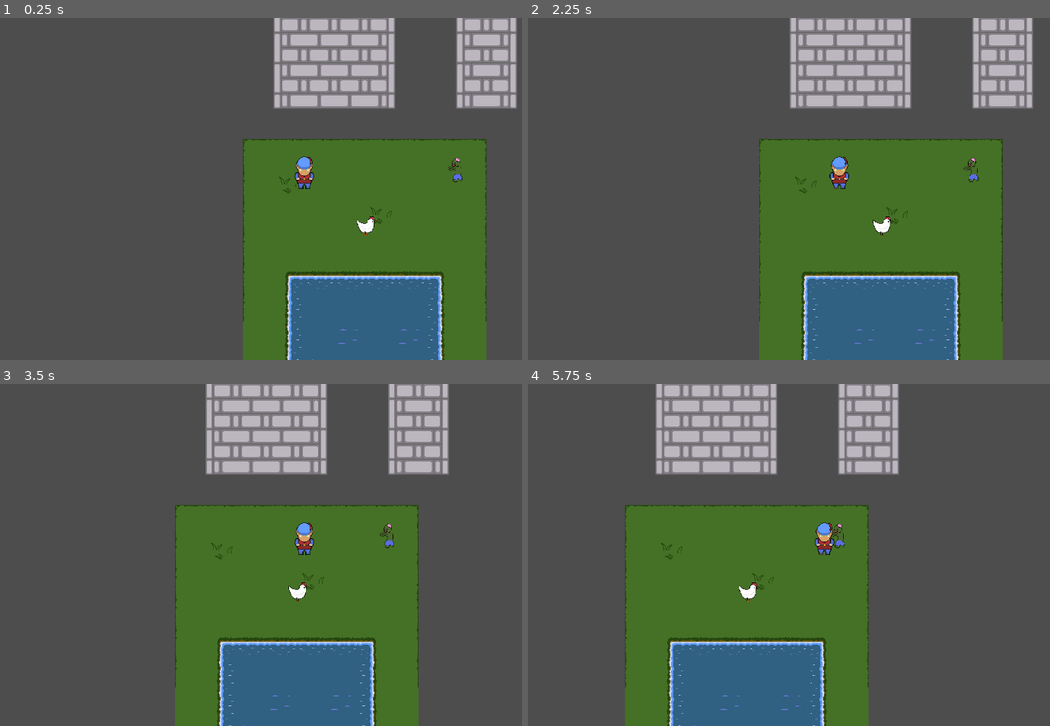
Above: before the commit, frames 1-4 (two rows, left to right).
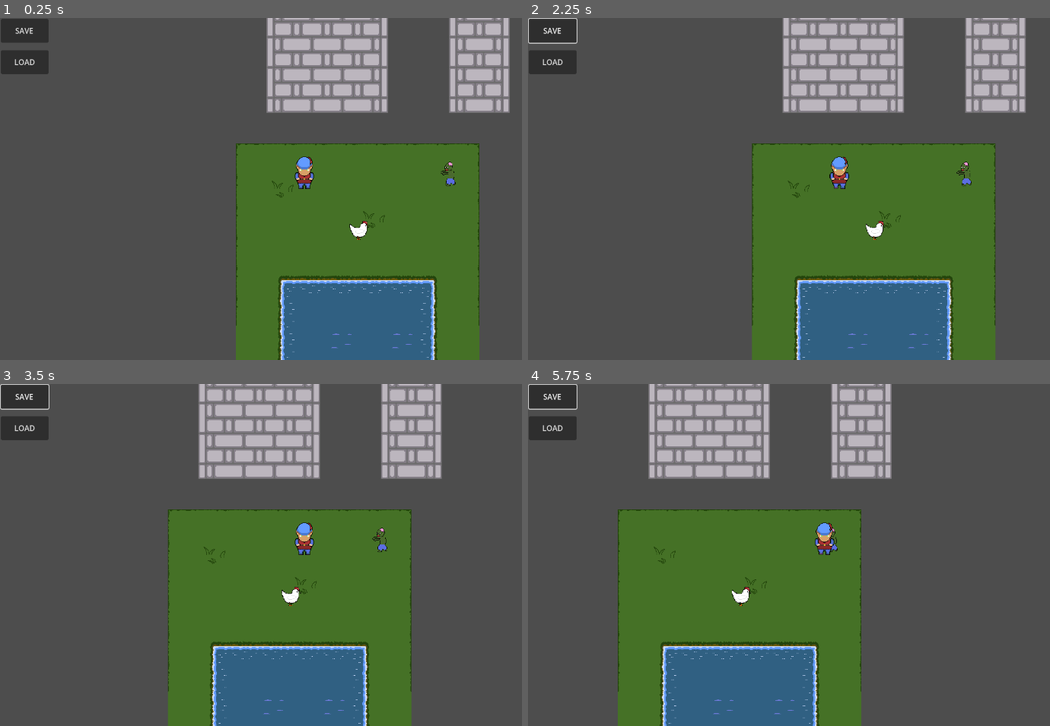
Above: after the commit, the same moments.

Repository: Samppa50/korttipeli
Game: Godot game, scene res://scenes/openworld/level1.tscn
The game is run twice, just before and just after one commit, with the same random seed, the same clock (stepped at 60 frames per second) and the same inputs. This scene is started directly instead of the project's main scene.
Inputs (mouse positions are in pixels of both pictures, inside the frame that each line leads up to):
- Up to frame 1 (0.25 s): no input
- Up to frame 2 (2.25 s): click (554, 62) at 0.5 s, where only the run after the commit has a clickable "LOAD"; click (554, 31) at 1.25 s, where only the run after the commit has a clickable "SAVE"; move the mouse to (966, 171) at 2.02 s; press the mouse at (966, 171) at 2.03 s; hold D (right) from 2.03 s (still down)
- Up to frame 3 (3.5 s): release D (right) at 2.75 s; release the mouse at (438, 537) at 2.75 s; drag from (182, 572) to (396, 534) at 2.77 s
- Up to frame 4 (5.75 s): move the mouse to (893, 479) at 3.52 s; hold D (right) 3.53-4.25 s; hold Shift (sprint) 3.53-4.25 s; drag from (799, 623) to (648, 503) at 4.27 s; move the mouse to (1013, 606) at 5.02 s; press the mouse at (1013, 606) at 5.03 s; hold A (left) from 5.03 s (still down)

The runs differ from the first frame. In frame 1, 14% of the frame differs, in the area x 0-99%, y 0-100%; in frame 2, 14%; in frame 3, 14%; in frame 4, 14%, in the area x 0-71%, y 0-100%.

Commit message:
world saving

Diff:
--- a/savegame/save_menu.gd
+++ b/savegame/save_menu.gd
@@ -5,7 +5,9 @@
 const SECURITY_KEY = "5922ISDK"
 
 var player_data = PlayerData.new()
-var current_world : String = "notfound"
+var current_world : String = "404 not found"
+
+
 
 func _ready():
 	verify_save_directory(SAVE_DIR)
@@ -48,6 +50,7 @@
 			return
 
 		player_data = PlayerData.new()
+		#position not needed atm
 		player_data.health = data.player_data.health
 		player_data.global_positionx = data.player_data.global_positionx
 		player_data.global_positiony = data.player_data.global_positiony
@@ -65,24 +68,26 @@
 	load_data(SAVE_DIR + SAVE_FILE_NAME)
 
 func teleport_player():
-	#print(get_parent().name)
+	#print("res://scenes/openworld/"+str(get_parent().name)+".tscn")
 	#pitänee tehdä levelien nimistä sellasia että niissä ei ole _ niin voidaan getparent namella vaihtaa joskus skeneä
-	if current_world != player_data.world:
-		#scenemanager toimii mutta teleporttiin tarvitaan await functio
-		#SceneManager.load_new_scene("res://scenes/openworld/level1.tscn","fade_to_black")
-		pass
-	else:
-		print("already in right world")
-	if player_data.global_positionx != 0 && player_data.global_positiony != 0:
-		$Player.position.x = player_data.global_positionx
-		$Player.position.y = player_data.global_positiony
-		print("teleporting to")
-		print(player_data.global_positionx)
-		print(player_data.global_positiony)
-	else:
-		print("no location to teleport to")
+
+	SceneManager.load_new_scene(player_data.world,"fade_to_black")
+	#await get_tree().create_timer(2).timeout
+	#SceneManager.load_new_scene("res://scenes/openworld/"+str(get_parent().name)+".tscn","fade_to_black")
+	#if player_data.global_positionx != 0 && player_data.global_positiony != 0:
+	#	await get_tree().create_timer(2).timeout
+	#	$Player.position.x = player_data.global_positionx
+	#	$Player.position.y = player_data.global_positiony
+	#	print("teleporting to")
+	#	print(player_data.global_positionx)
+	#	print(player_data.global_positiony)
+	#else:
+	#	print("no location to teleport to")
 
 func save_teleport_player():
 	var player = get_node("./Player")
 	player_data.global_positionx = player.position.x
 	player_data.global_positiony = player.position.y
+
+	player_data.world = "res://scenes/openworld/"+str(get_parent().name)+".tscn"
+	print("res://scenes/openworld/"+str(get_parent().name)+".tscn")
--- a/scenes/openworld/alotushuonetesti_1.tscn
+++ b/scenes/openworld/alotushuonetesti1.tscn
@@ -1,27 +1,27 @@
 [gd_scene load_steps=34 format=3 uid="uid://buyeyvy33h0bd"]
 
-[ext_resource type="Texture2D" uid="uid://ijccoth3a5oq" path="res://art/concrete-Sheet.png" id="1_kl3tv"]
-[ext_resource type="Texture2D" uid="uid://pkl14mroeivj" path="res://art/objects.png" id="1_njyhq"]
-[ext_resource type="Texture2D" uid="uid://mvay01s65h36" path="res://art/Sprite-road.png" id="1_nnl88"]
-[ext_resource type="Script" path="res://scenes/openworld/level.gd" id="1_p287q"]
-[ext_resource type="Texture2D" uid="uid://cnyme8csg1xaa" path="res://art/fruit_table.png" id="2_bpdea"]
-[ext_resource type="Texture2D" uid="uid://du84hlpkpwenu" path="res://art/Sprite-grass.png" id="2_kgsgt"]
-[ext_resource type="Texture2D" uid="uid://cimvbl2p7co31" path="res://art/meloonistand.png" id="3_2ckur"]
-[ext_resource type="Texture2D" uid="uid://c6nmkqvosr81c" path="res://art/Sprite-water-Sheet.png" id="3_12otn"]
-[ext_resource type="Texture2D" uid="uid://brif2n5w6udfv" path="res://art/tie0.2-Sheet.png" id="3_n8w31"]
-[ext_resource type="PackedScene" uid="uid://sidvgbqie7pd" path="res://scenes/openworld/player.tscn" id="5_y5l50"]
-[ext_resource type="Texture2D" uid="uid://cfvxp4fwog62x" path="res://art/talo_takaa.png" id="6_r0ss2"]
-[ext_resource type="Texture2D" uid="uid://cxccehgatehtu" path="res://art/cobble-Sheet.png" id="6_u50ko"]
-[ext_resource type="Texture2D" uid="uid://cflx5pd2mxnf1" path="res://art/aita123.png" id="8_ckl5d"]
-[ext_resource type="Texture2D" uid="uid://cg2pslcr2bphb" path="res://art/dirt_path0.1-Sheet.png" id="12_g51wy"]
-[ext_resource type="PackedScene" uid="uid://b35asug5y2j6i" path="res://scenes/openworld/door.tscn" id="13_c3c5a"]
-[ext_resource type="PackedScene" uid="uid://b737o1imroenu" path="res://savegame/menu.tscn" id="15_bcij1"]
-[ext_resource type="Script" path="res://scenes/openworld/Market1.gd" id="15_hn3wt"]
-[ext_resource type="PackedScene" uid="uid://pqm7owuksnsq" path="res://scenes/openworld/basic_enemy.tscn" id="16_2rl4y"]
-[ext_resource type="PackedScene" uid="uid://cgroda706y8f5" path="res://scenes/Shop/shop.tscn" id="16_db2km"]
+[ext_resource type="Script" path="res://scenes/openworld/level.gd" id="1_4h8a1"]
+[ext_resource type="Texture2D" uid="uid://ijccoth3a5oq" path="res://art/concrete-Sheet.png" id="2_50r4p"]
+[ext_resource type="Texture2D" uid="uid://brif2n5w6udfv" path="res://art/tie0.2-Sheet.png" id="3_tsgxa"]
+[ext_resource type="Texture2D" uid="uid://cnyme8csg1xaa" path="res://art/fruit_table.png" id="4_r7gwg"]
+[ext_resource type="Texture2D" uid="uid://cimvbl2p7co31" path="res://art/meloonistand.png" id="5_ekg20"]
+[ext_resource type="Texture2D" uid="uid://pkl14mroeivj" path="res://art/objects.png" id="6_car8k"]
+[ext_resource type="Texture2D" uid="uid://c6nmkqvosr81c" path="res://art/Sprite-water-Sheet.png" id="7_hevts"]
+[ext_resource type="Texture2D" uid="uid://mvay01s65h36" path="res://art/Sprite-road.png" id="8_nxtti"]
+[ext_resource type="Texture2D" uid="uid://du84hlpkpwenu" path="res://art/Sprite-grass.png" id="9_ba6tq"]
+[ext_resource type="Texture2D" uid="uid://cfvxp4fwog62x" path="res://art/talo_takaa.png" id="10_aagto"]
+[ext_resource type="Texture2D" uid="uid://cxccehgatehtu" path="res://art/cobble-Sheet.png" id="11_8jp01"]
+[ext_resource type="Texture2D" uid="uid://cg2pslcr2bphb" path="res://art/dirt_path0.1-Sheet.png" id="12_4y2mh"]
+[ext_resource type="Texture2D" uid="uid://cflx5pd2mxnf1" path="res://art/aita123.png" id="13_g2tup"]
+[ext_resource type="Script" path="res://scenes/openworld/Market1.gd" id="14_p1tde"]
+[ext_resource type="PackedScene" uid="uid://cgroda706y8f5" path="res://scenes/Shop/shop.tscn" id="15_kny85"]
+[ext_resource type="PackedScene" uid="uid://pqm7owuksnsq" path="res://scenes/openworld/basic_enemy.tscn" id="16_8d3eo"]
+[ext_resource type="PackedScene" uid="uid://b35asug5y2j6i" path="res://scenes/openworld/door.tscn" id="17_8ql17"]
+[ext_resource type="PackedScene" uid="uid://b737o1imroenu" path="res://savegame/menu.tscn" id="18_fmpgo"]
+[ext_resource type="PackedScene" uid="uid://sidvgbqie7pd" path="res://scenes/openworld/player.tscn" id="19_lvh01"]
 
 [sub_resource type="TileSetAtlasSource" id="TileSetAtlasSource_brmwy"]
-texture = ExtResource("1_kl3tv")
+texture = ExtResource("2_50r4p")
 texture_region_size = Vector2i(64, 64)
 0:0/0 = 0
 0:0/0/physics_layer_0/linear_velocity = Vector2(0, 0)
--- a/scenes/openworld/level1.tscn
+++ b/scenes/openworld/level1.tscn
@@ -8,6 +8,7 @@
 [ext_resource type="Script" path="res://scenes/openworld/scripts/Fight1.gd" id="4_fcb4b"]
 [ext_resource type="Texture2D" uid="uid://cu465ur2cyu6h" path="res://art/grindzombie.png" id="5_kt78e"]
 [ext_resource type="PackedScene" uid="uid://b35asug5y2j6i" path="res://scenes/openworld/door.tscn" id="6_mtl87"]
+[ext_resource type="PackedScene" uid="uid://b737o1imroenu" path="res://savegame/menu.tscn" id="9_m0tei"]
 [ext_resource type="PackedScene" uid="uid://l1u4fvrhcgeo" path="res://scenes/openworld/mobs/kana.tscn" id="9_wx76e"]
 
 [sub_resource type="TileSetAtlasSource" id="TileSetAtlasSource_04qan"]
@@ -112,7 +113,7 @@
 
 [node name="level1" type="Node2D" node_paths=PackedStringArray("player", "doors")]
 script = ExtResource("1_mjr2w")
-player = NodePath("Player")
+player = NodePath("Menu/Player")
 doors = [NodePath("SouthDoor")]
 
 [node name="TileMap" type="TileMap" parent="."]
@@ -136,21 +137,23 @@
 position = Vector2(255, 757)
 entry_dir = 0
 transition_type = "fade_to_black"
-path_to_new_scene = "res://scenes/openworld/alotushuonetesti_1.tscn"
+path_to_new_scene = "res://scenes/openworld/alotushuonetesti1.tscn"
 entry_door_name = "NorthDoor"
 teleport_posx = 430
 teleport_posy = 500
-
-[node name="Player" parent="." instance=ExtResource("3_7itvc")]
-position = Vector2(129, 105)
-
-[node name="Camera2D" type="Camera2D" parent="Player"]
-position_smoothing_enabled = true
-position_smoothing_speed = 10.0
 
 [node name="Node2D" parent="." instance=ExtResource("9_wx76e")]
 position = Vector2(259, 181)
 scale = Vector2(0.7, 0.7)
 
+[node name="Menu" parent="." instance=ExtResource("9_m0tei")]
+
+[node name="Player" parent="Menu" instance=ExtResource("3_7itvc")]
+position = Vector2(144, 96)
+
+[node name="Camera2D" type="Camera2D" parent="Menu/Player"]
+position_smoothing_enabled = true
+position_smoothing_speed = 10.0
+
 [connection signal="body_entered" from="Area2D" to="Area2D" method="_on_body_entered"]
 [connection signal="body_exited" from="Area2D" to="Area2D" method="_on_body_exited"]
--- a/scenes/startscreen/StartScreen.gd
+++ b/scenes/startscreen/StartScreen.gd
@@ -1,7 +1,7 @@
 class_name StartScreen extends Node
 
 func _on_button_button_up() -> void:
-	SceneManager.load_new_scene("res://scenes/openworld/alotushuonetesti_1.tscn","fade_to_black")
+	SceneManager.load_new_scene("res://scenes/openworld/alotushuonetesti1.tscn","fade_to_black")
 
 func _process(_delta: float) -> void:
 	if Input.is_action_just_pressed("ui_accept"):
Not shown: 14 places in scenes/openworld/alotushuonetesti1.tscn that only renumber resources
Binary file removed: scenes/openworld/kanamalli1.png
Not shown, removed: scenes/openworld/kanamalli1.png.import
Not shown: 1 places in scenes/openworld/level1.tscn that only renumber resources
